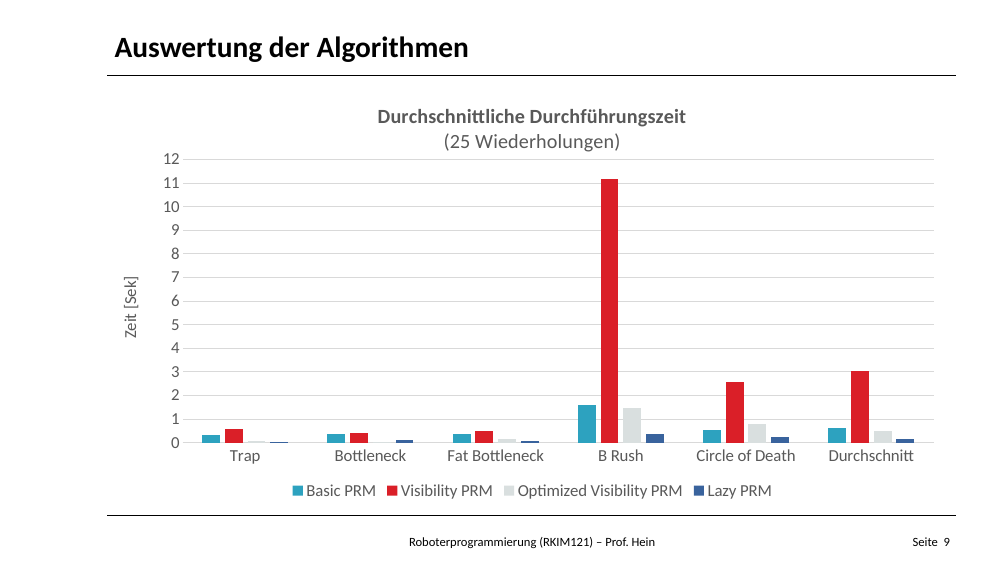
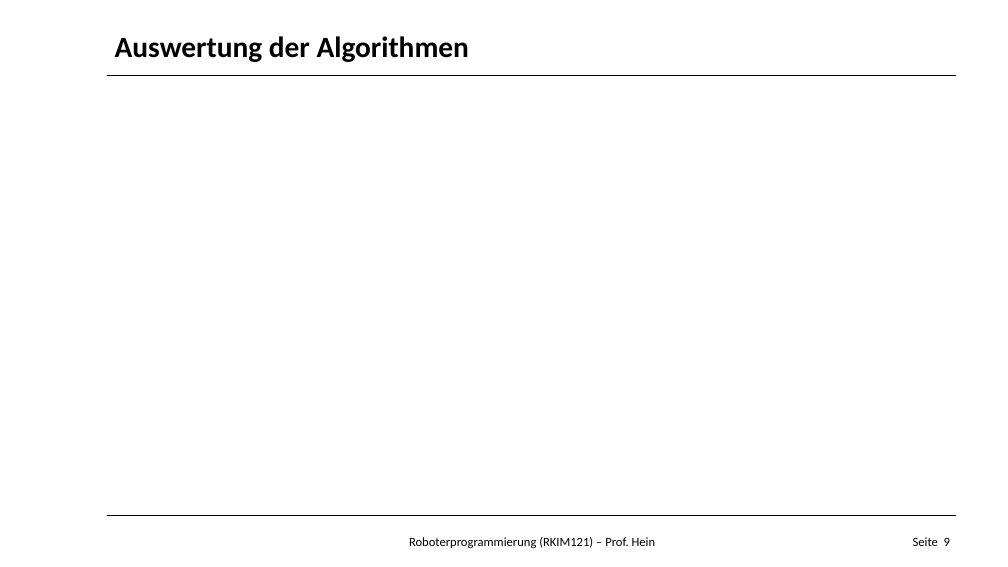
Before and after one commit to maudetroll/RKIM23RobotProgramDS, a slide deck: slide 9 of 04_Präsentation/RoundtripSchmittDroll_final.pptx. Drawn at 1008x567 pixels with LibreOffice and Linux fonts; fonts in the diff are those of the drawing; background and template pictures are left out. Boxes give left, top, right and bottom in pixels: in the first picture for what was removed or moved away, otherwise in the second. Text is boxed around its words. In the diff, an @@ line names an element or a change of style, - is before the commit and + after.

```diff
--- a/04_Präsentation/RoundtripSchmittDroll_final.pptx
+++ b/04_Präsentation/RoundtripSchmittDroll_final.pptx
@@ column chart removed at box(107, 88, 958, 504) @@
-title "Durchschnittliche Durchführungszeit (25 Wiederholungen) "
-categories: Trap, Bottleneck, Fat Bottleneck, B Rush, Circle of Death, Durchschnitt
-Basic PRM: 0.3, 0.4, 0.3, 1.6, 0.5, 0.6
-Visibility PRM: 0.6, 0.4, 0.5, 11.2, 2.6, 3
-Optimized Visibility PRM: 0.1, 0, 0.1, 1.5, 0.8, 0.5
-Lazy PRM: 0, 0.1, 0.1, 0.4, 0.2, 0.2
```
Also in this commit, not shown: 3 other slides changed, 18 other files.
